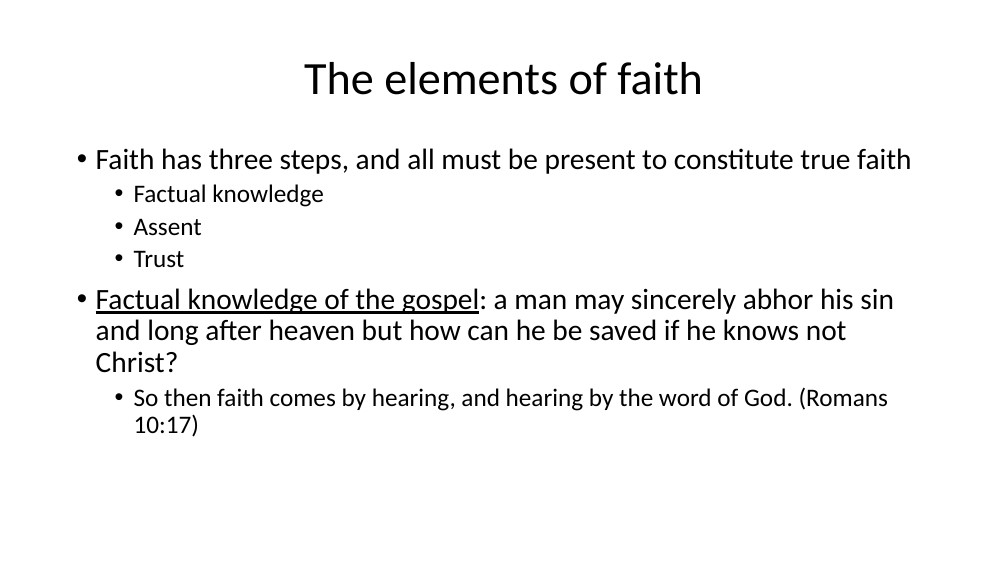
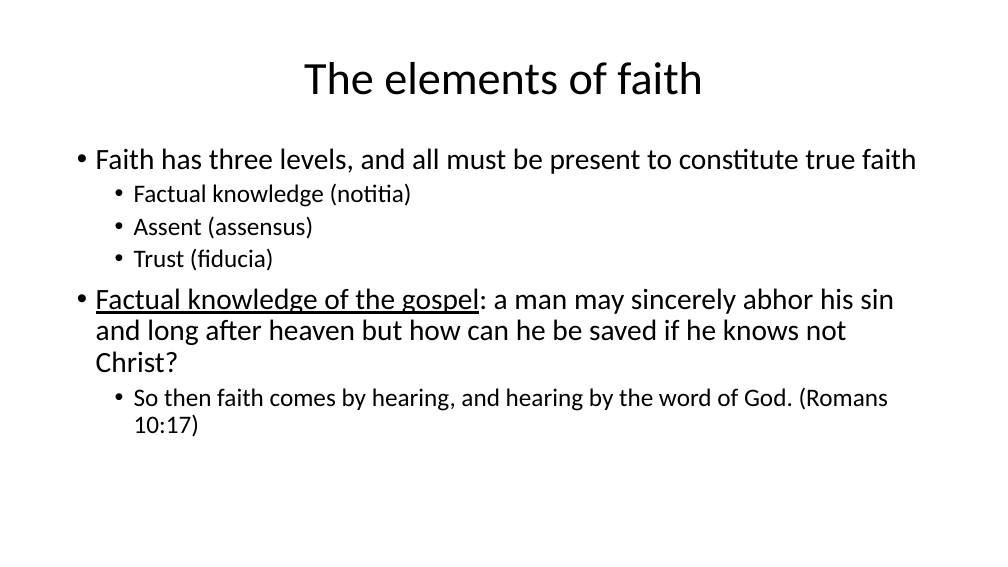
Before and after one commit to csmatyi/calvary_sunday_school, a slide deck: slide 10 of WSC85-88_211205.pptx. Drawn at 1008x567 pixels with LibreOffice and Linux fonts; fonts in the diff are those of the drawing. Boxes give left, top, right and bottom in pixels: in the first picture for what was removed or moved away, otherwise in the second. Text is boxed around its words. In the diff, an @@ line names an element or a change of style, - is before the commit and + after.

```diff
--- a/WSC85-88_211205.pptx
+++ b/WSC85-88_211205.pptx
@@ text at <box>96,148,916,271</box>: text changed @@
-• Faith has three steps, and all must be present to constitute true faith
-  • Factual knowledge
-  • Assent
-  • Trust
+• Faith has three levels, and all must be present to constitute true faith
+  • Factual knowledge (notitia)
+  • Assent (assensus)
+  • Trust (fiducia)
```
Also in this commit, not shown: 8 other slides changed, 8 slides added.
